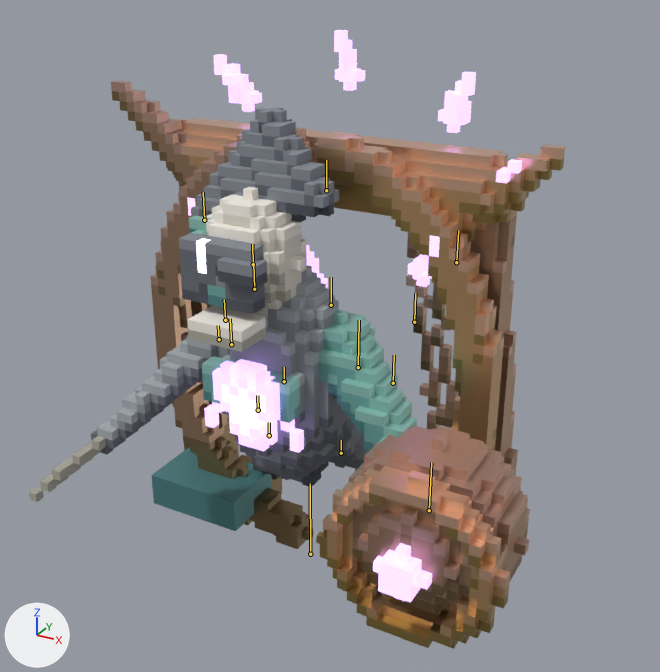
One commit to the glTF model public/assets/harthmere/glb/bosses/failed_apprentice_world.glb: the scene before it, then after it.
Both versions are drawn from a 50 mm lens placed at (4.12, -6.82, 6.43), pointed at (0.01, 0.65, 2.69). The axes (+X, +Y, +Z) are drawn at lower left. The lights are the same throughout. The older version comes first. The bones that bend it are drawn over the model as lines.

In view in the first picture: 'failed_apprentice'.
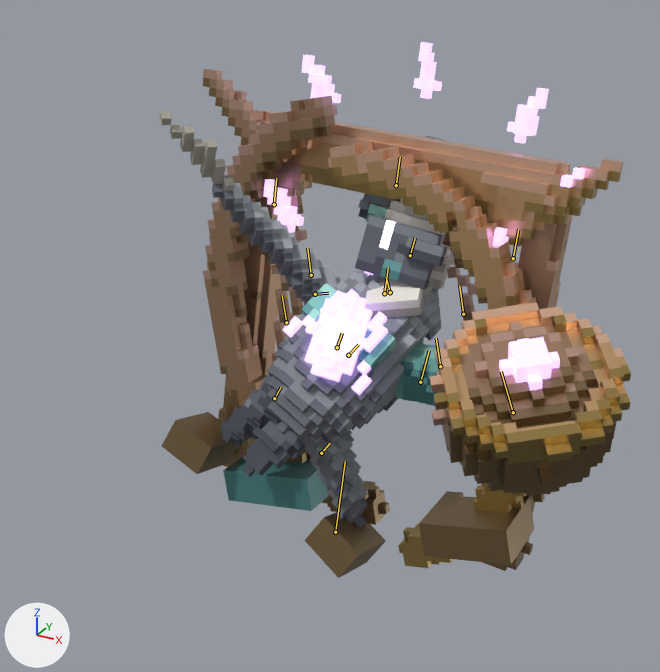
The newer file adds an action. The first version stands in its rest pose; the second is drawn at frame 18 of the action 'BossStaggerHeavy'.

The change, as a list of edits to the scene's bpy script:
```text
Change bone_root:
    where bone_root = bpy.data.objects['failed_apprentice.Armature'].pose.bones['Root']
    bone_root.location: (0.0, 0.0, 0.0) -> (0.0, -0.024, -0.19)
    bone_root.rotation_quaternion: (1.0, 0.0, 0.0, 0.0) -> (0.998, -0.061, 0.002, -0.031)  # degrees (0, 0, 0) -> degrees (-7, 0, -4)
Change bone_bellshell_l:
    where bone_bellshell_l = bpy.data.objects['failed_apprentice.Armature'].pose.bones['BellShell.L']  # child of 'Frame'
    bone_bellshell_l.rotation_quaternion: (1.0, 0.0, 0.0, 0.0) -> (0.991, 0.028, -0.012, 0.127)  # degrees (0, 0, 0) -> degrees (3, -2, 15)
    bone_bellshell_l.scale: (1.0, 1.0, 1.0) -> (1.03, 1.03, 1.03)
Change bone_bellshell_r:
    where bone_bellshell_r = bpy.data.objects['failed_apprentice.Armature'].pose.bones['BellShell.R']  # child of 'Frame'
    bone_bellshell_r.rotation_quaternion: (1.0, 0.0, 0.0, 0.0) -> (0.988, 0.033, -0.011, 0.15)  # degrees (0, 0, 0) -> degrees (4, -2, 17)
    bone_bellshell_r.scale: (1.0, 1.0, 1.0) -> (1.03, 1.03, 1.03)
Change bone_body:
    where bone_body = bpy.data.objects['failed_apprentice.Armature'].pose.bones['Body']  # child of 'Frame'
    bone_body.location: (0.0, 0.0, 0.0) -> (0.0, -0.019, -0.067)
    bone_body.rotation_quaternion: (1.0, 0.0, 0.0, 0.0) -> (0.923, -0.331, 0.032, -0.195)  # degrees (0, 0, 0) -> degrees (-39, -4, -22)
Change bone_arm_l:
    where bone_arm_l = bpy.data.objects['failed_apprentice.Armature'].pose.bones['Arm.L']  # child of 'Body'
    bone_arm_l.rotation_quaternion: (1.0, 0.0, 0.0, 0.0) -> (0.939, -0.209, 0.023, -0.274)  # degrees (0, 0, 0) -> degrees (-24, -4, -32)
Change bone_arm_r:
    where bone_arm_r = bpy.data.objects['failed_apprentice.Armature'].pose.bones['Arm.R']  # child of 'Body'
    bone_arm_r.rotation_quaternion: (1.0, 0.0, 0.0, 0.0) -> (0.937, -0.215, -0.097, 0.257)  # degrees (0, 0, 0) -> degrees (-27, -4, 32)
Change bone_bellfist:
    where bone_bellfist = bpy.data.objects['failed_apprentice.Armature'].pose.bones['BellFist']  # child of 'Arm.R'
    bone_bellfist.rotation_quaternion: (1.0, 0.0, 0.0, 0.0) -> (0.984, 0.038, -0.009, 0.173)  # degrees (0, 0, 0) -> degrees (4, -2, 20)
    bone_bellfist.scale: (1.0, 1.0, 1.0) -> (1.03, 1.03, 1.03)
Change bone_emitter:
    where bone_emitter = bpy.data.objects['failed_apprentice.Armature'].pose.bones['Emitter']  # child of 'Body'
    bone_emitter.rotation_quaternion: (1.0, 0.0, 0.0, 0.0) -> (0.98, 0.043, -0.007, 0.197)  # degrees (0, 0, 0) -> degrees (5, -2, 23)
    bone_emitter.scale: (1.0, 1.0, 1.0) -> (1.03, 1.03, 1.03)
Change bone_head:
    where bone_head = bpy.data.objects['failed_apprentice.Armature'].pose.bones['Head']  # child of 'Body'
    bone_head.rotation_quaternion: (1.0, 0.0, 0.0, 0.0) -> (0.955, 0.236, 0.043, 0.174)  # degrees (0, 0, 0) -> degrees (28, 0, 21)
Change bone_jaw:
    where bone_jaw = bpy.data.objects['failed_apprentice.Armature'].pose.bones['Jaw']  # child of 'Head'
    bone_jaw.rotation_quaternion: (1.0, 0.0, 0.0, 0.0) -> (0.948, 0.254, 0.05, 0.186)  # degrees (0, 0, 0) -> degrees (30, 0, 22)
Change bone_leg_l:
    where bone_leg_l = bpy.data.objects['failed_apprentice.Armature'].pose.bones['Leg.L']  # child of 'Body'
    bone_leg_l.rotation_quaternion: (1.0, 0.0, 0.0, 0.0) -> (0.973, 0.227, 0.01, 0.042)  # degrees (0, 0, 0) -> degrees (26, 0, 5)
Change bone_leg_r:
    where bone_leg_r = bpy.data.objects['failed_apprentice.Armature'].pose.bones['Leg.R']  # child of 'Body'
    bone_leg_r.rotation_quaternion: (1.0, 0.0, 0.0, 0.0) -> (0.973, 0.227, -0.01, -0.042)  # degrees (0, 0, 0) -> degrees (26, 0, -5)
Change bone_chain_l:
    where bone_chain_l = bpy.data.objects['failed_apprentice.Armature'].pose.bones['Chain.L']  # child of 'Frame'
    bone_chain_l.rotation_quaternion: (1.0, 0.0, 0.0, 0.0) -> (0.991, 0.028, -0.012, 0.127)  # degrees (0, 0, 0) -> degrees (3, -2, 15)
    bone_chain_l.scale: (1.0, 1.0, 1.0) -> (1.03, 1.03, 1.03)
Change bone_chain_r:
    where bone_chain_r = bpy.data.objects['failed_apprentice.Armature'].pose.bones['Chain.R']  # child of 'Frame'
    bone_chain_r.rotation_quaternion: (1.0, 0.0, 0.0, 0.0) -> (0.988, 0.033, -0.011, 0.15)  # degrees (0, 0, 0) -> degrees (4, -2, 17)
    bone_chain_r.scale: (1.0, 1.0, 1.0) -> (1.03, 1.03, 1.03)
```

Boxes (x1, y1, x2, y2) around the edits, measured in the pictures (660 x 672 px):
'failed_apprentice', posed (12% narrower, 13% shorter): before (29, 30, 565, 649); after (160, 42, 631, 578)
bone 'Root', root to tip: before (310, 554) to (310, 483); after (335, 532) to (345, 461)
bone 'BellShell.L', root to tip: before (231, 344) to (230, 318); after (286, 322) to (282, 295)
bone 'BellShell.R', root to tip: before (393, 383) to (394, 355); after (440, 366) to (436, 338)
bone 'Body', root to tip: before (284, 381) to (284, 367); after (348, 355) to (358, 344)
bone 'Arm.L', root to tip: before (219, 339) to (218, 325); after (315, 294) to (328, 293)
bone 'Arm.R', root to tip: before (358, 367) to (359, 320); after (420, 382) to (429, 350)
bone 'BellFist', root to tip: before (429, 510) to (431, 462); after (513, 412) to (501, 371)
bone 'Emitter', root to tip: before (258, 410) to (257, 395); after (337, 347) to (342, 333)
bone 'Head', root to tip: before (253, 264) to (252, 244); after (410, 255) to (415, 238)
bone 'Jaw', root to tip: before (225, 320) to (224, 299); after (390, 292) to (386, 277)
bone 'Leg.L', root to tip: before (269, 435) to (269, 422); after (274, 398) to (281, 387)
bone 'Leg.R', root to tip: before (341, 453) to (341, 440); after (321, 453) to (330, 443)
bone 'Chain.L', root to tip: before (254, 289) to (253, 262); after (311, 275) to (307, 248)
bone 'Chain.R', root to tip: before (414, 322) to (415, 293); after (463, 314) to (459, 285)
